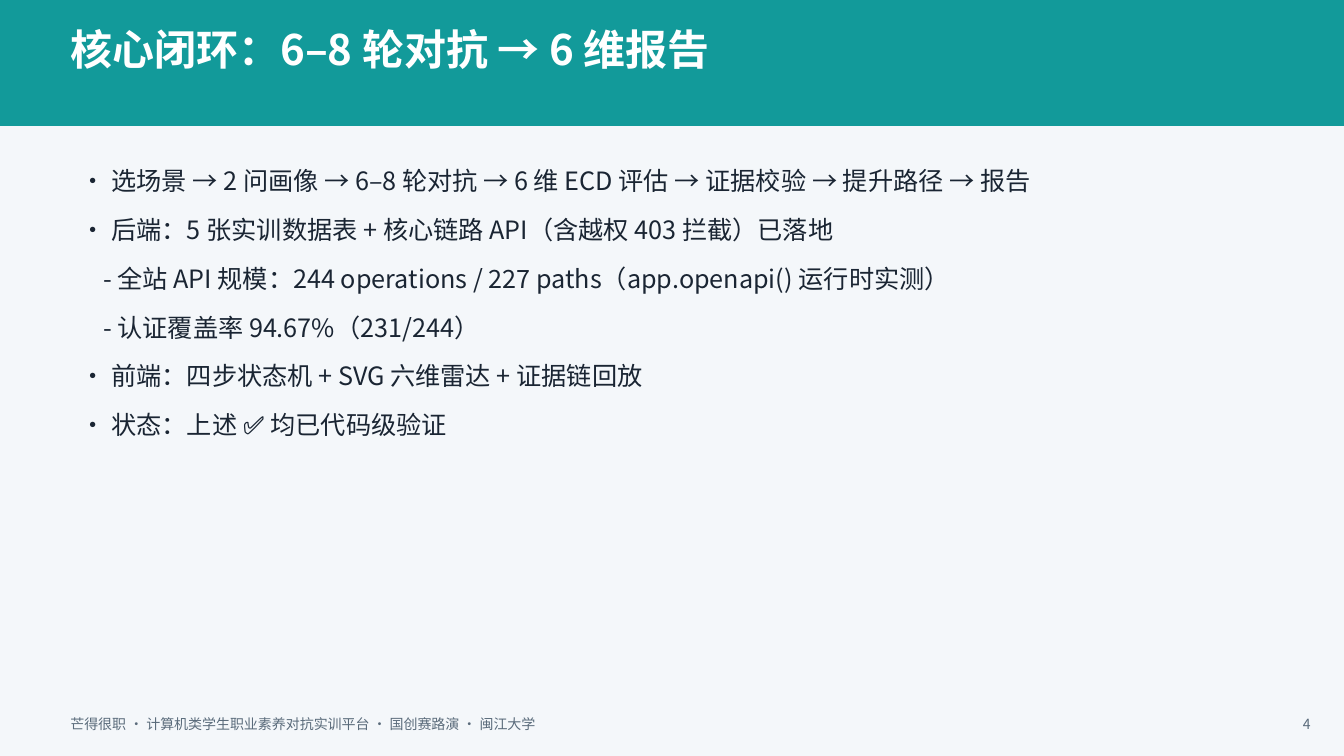
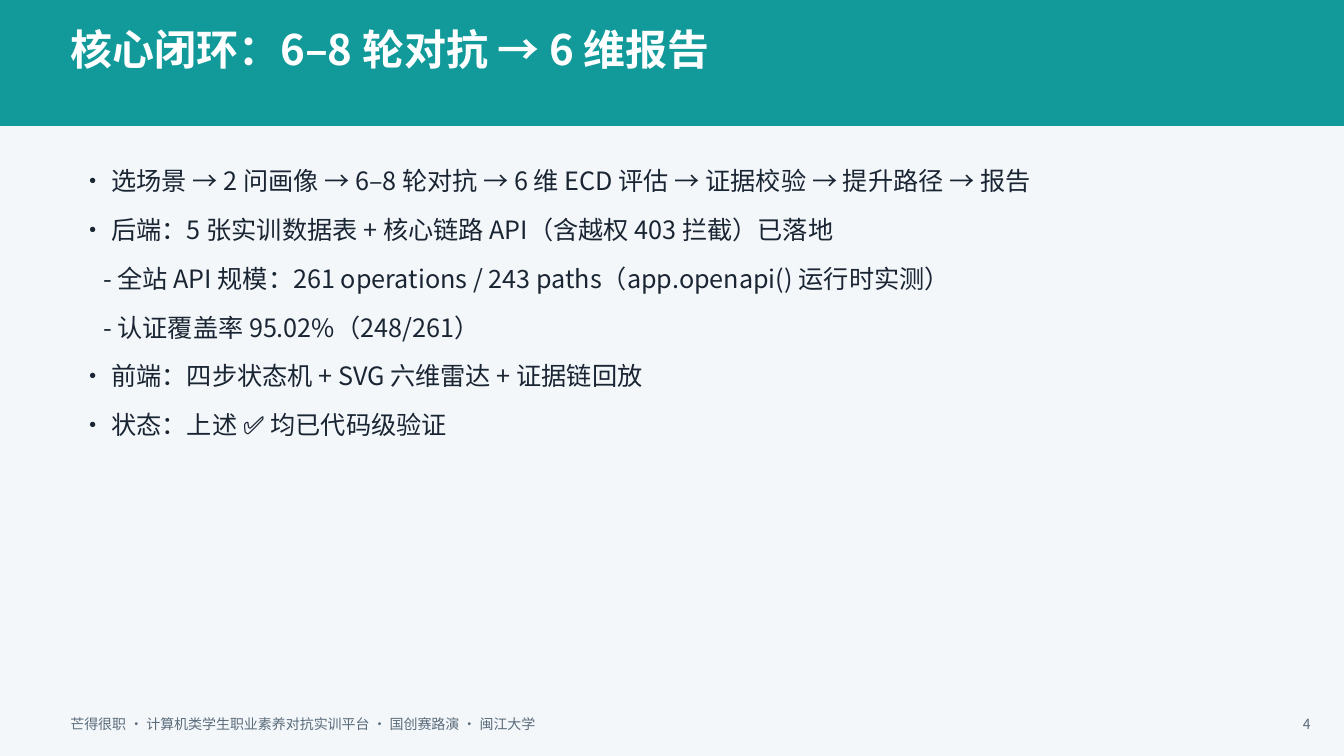
Before and after one commit to TrueFurina/MARS-408, a slide deck: slide 4 of deliverables/芒得很职-国创赛路演PPT-5分钟黄金路径.pptx. Drawn at 1344x756 pixels with LibreOffice and Linux fonts; fonts in the diff are those of the drawing. Boxes give left, top, right and bottom in pixels: in the first picture for what was removed or moved away, otherwise in the second. Text is boxed around its words. In the diff, an @@ line names an element or a change of style, - is before the commit and + after.

Commit message:
docs(submission): 竞赛提交材料数字族对齐 2026-10-20 真值（261/95.02%/1693）
- 机检真值（2026-10-21 复算）：verify_auth_coverage 261/248/13/95.02%；openapi 全量 244/262（/api 243/261）；CI run 39467891052 → 1693/38/1/0（约 1741 collected）
- submission/00_提交清单.md：§二真值表 + 端点口径表 + 复算命令 + 权威口径行（覆盖率 61%→57.19%，TEST_TRUTH 口径）
- 02_配套文档：开发说明书（§八 + 新增 v2.5 修订行 + 目录/接口表）、技术方案说明书、系统架构设计文档（mermaid/表格/演进段）、快速启动指南、测试说明书
- docx 实体 3 份外科手术同步（开发/测试/系统架构 从 1389/1428 族 → 1693/95.02/261；历史 v2.2 修订行按约定保留）
- pptx 重生成：作品演示PPT-最终版（此前实体停在 10-06 族 1389/1428，10-17 轮只改生成器未重生成）+ 路演PPT；METRICS 单一真值源同步
- 证据页 + build_roadshow_pptx.py + generate_demo_ppt.py + py-server/README + TEST_TRUTH（覆盖率 SSOT 95.02、openapi 244/262）
- 两份 reconciliation 文档：头块真值行更新 + 追加 2026-10-21 同步节（含「包内 openapi 逐字节一致」声称的遗留警告）

```diff
--- a/deliverables/芒得很职-国创赛路演PPT-5分钟黄金路径.pptx
+++ b/deliverables/芒得很职-国创赛路演PPT-5分钟黄金路径.pptx
@@ text at (x1=117, y1=266, x2=950, y2=342): text changed @@
-- 全站 API 规模：244 operations / 227 paths（app.openapi() 运行时实测）
-- 认证覆盖率 94.67%（231/244）
+- 全站 API 规模：261 operations / 243 paths（app.openapi() 运行时实测）
+- 认证覆盖率 95.02%（248/261）
```
Also in this commit, not shown: 1 other slide changed, 17 other files.
